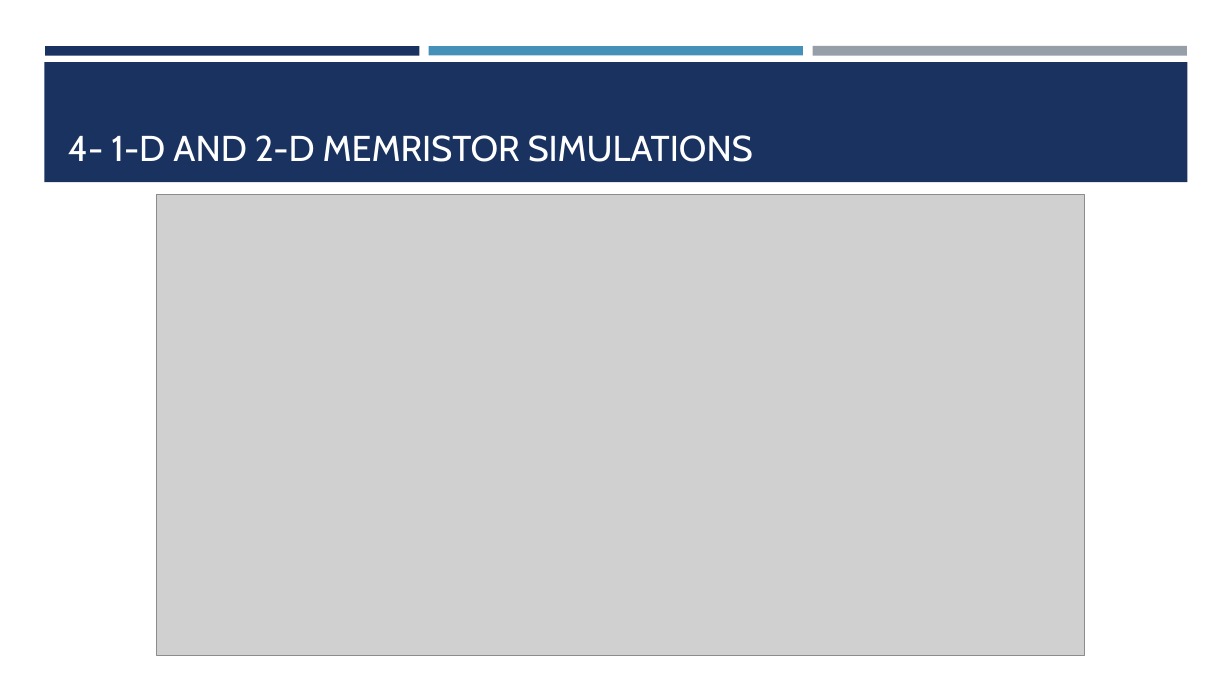
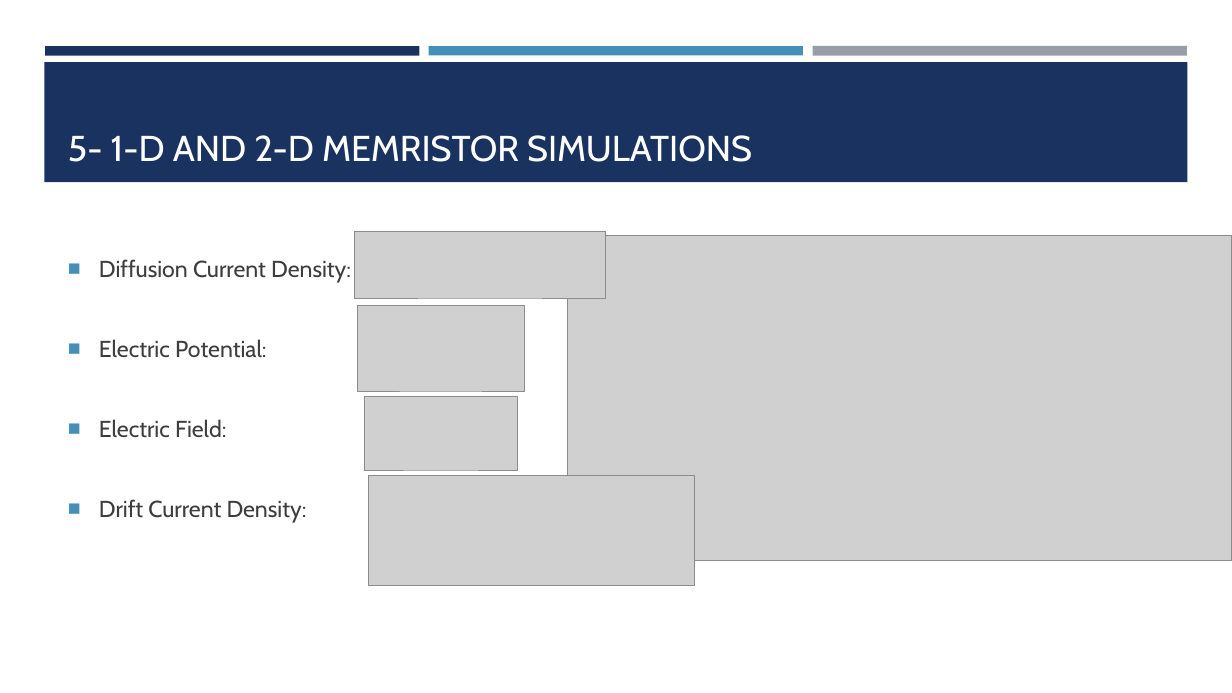
Before and after one commit to cbonfil/ThesisReport, a slide deck: slide 12 of Memristor Thesis/Memristor Presentation.pptx. Drawn at 1232x693 pixels with LibreOffice and Linux fonts; fonts in the diff are those of the drawing; grey boxes stand for pictures. Boxes give left, top, right and bottom in pixels: in the first picture for what was removed or moved away, otherwise in the second. Text is boxed around its words. In the diff, an @@ line names an element or a change of style, - is before the commit and + after.

Commit message:
Presentation Update

```diff
--- a/Memristor Thesis/Memristor Presentation.pptx
+++ b/Memristor Thesis/Memristor Presentation.pptx
@@ title at bbox=[68, 135, 752, 162]: text changed @@
-4- 1-D AND 2-D MEMRISTOR SIMULATIONS
+5- 1-D AND 2-D MEMRISTOR SIMULATIONS
@@ picture removed at bbox=[157, 195, 1085, 655] @@
@@ picture added at bbox=[354, 231, 605, 298] @@
@@ picture added at bbox=[567, 236, 1232, 561] @@
@@ text added at bbox=[99, 259, 351, 523], 18 pt, text #3D3D3D @@
+■ Diffusion Current Density:
+■ Electric Potential:
+■ Electric Field:
+■ Drift Current Density:
@@ picture added at bbox=[358, 305, 525, 391] @@
@@ picture added at bbox=[364, 396, 518, 470] @@
@@ picture added at bbox=[369, 475, 695, 585] @@
```
Also in this commit, not shown: 19 other slides changed, 3 slides added, 2 slides removed.
